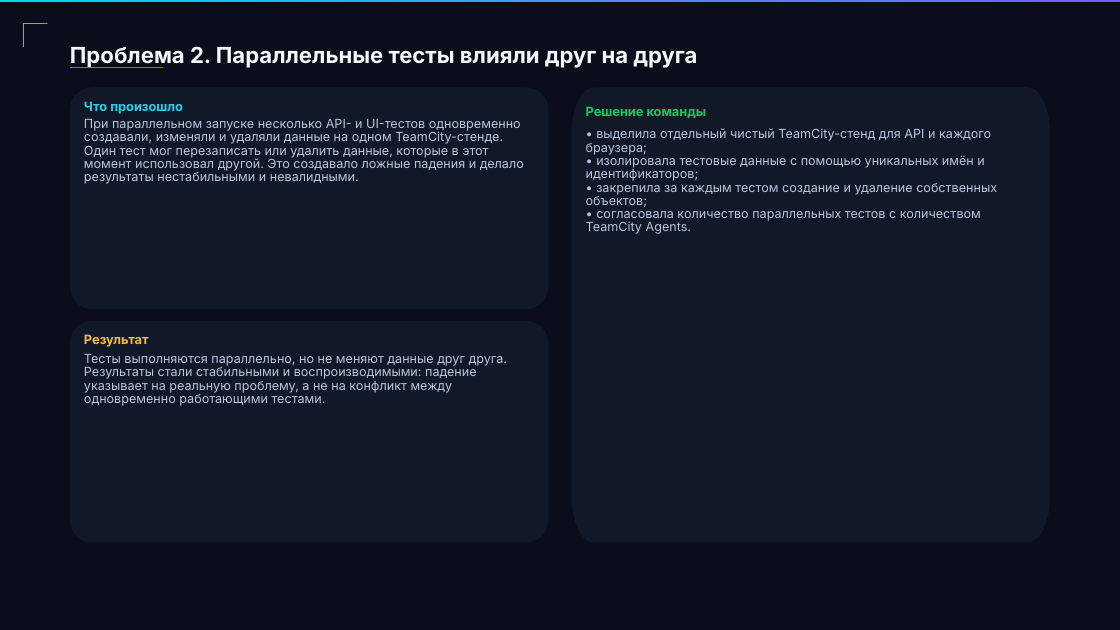
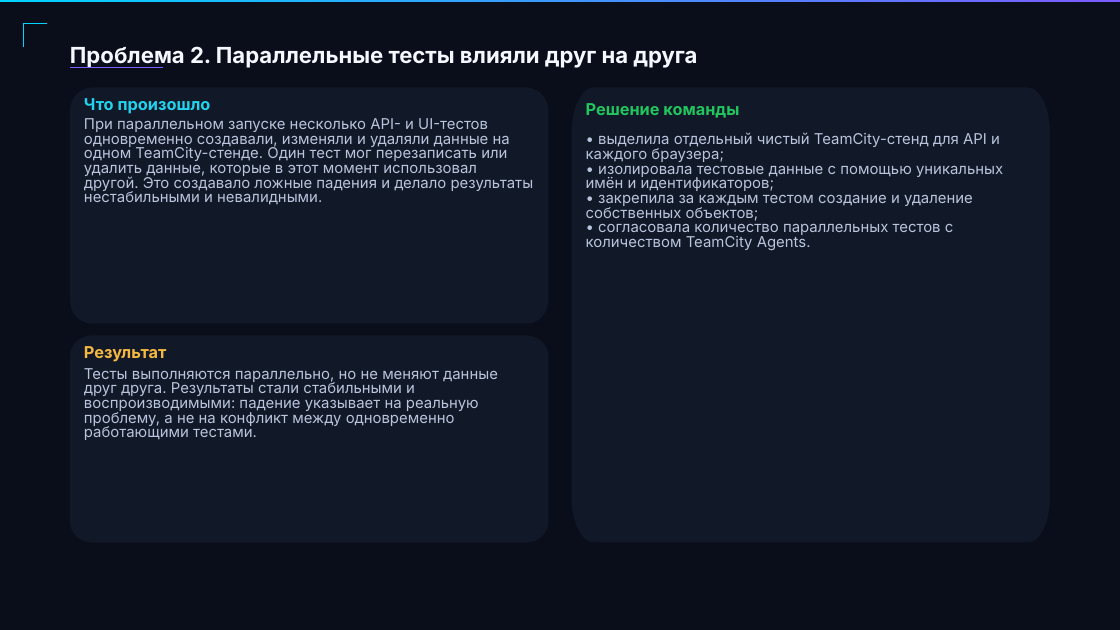
Before and after one commit to get-offer-in-qa-auto/snake-team-5.0, a slide deck: slide 8 of docs/Cyberpunk_QA_Automation_Deck_corrected.pptx. Drawn at 1120x630 pixels with LibreOffice and Linux fonts; fonts in the diff are those of the drawing. Boxes give left, top, right and bottom in pixels: in the first picture for what was removed or moved away, otherwise in the second. Text is boxed around its words. In the diff, an @@ line names an element or a change of style, - is before the commit and + after.

Commit message:
Improve presentation readability and slide layout

```diff
--- a/docs/Cyberpunk_QA_Automation_Deck_corrected.pptx
+++ b/docs/Cyberpunk_QA_Automation_Deck_corrected.pptx
@@ freeform shape: place and size @@
-freeform shape at (70, 87, 548, 309)
+freeform shape at (70, 87, 548, 324)
@@ size 16.1 to 19.1 pt; line spacing 0.88 to 0.82 in 3 elements at (586, 132, 1003, 250), (84, 368, 498, 440), (84, 118, 534, 205) @@
@@ freeform shape: place and size @@
-freeform shape at (70, 321, 548, 543)
+freeform shape at (70, 335, 548, 543)
@@ size 16.5 to 21 pt in 3 elements at (84, 98, 211, 114), (586, 103, 739, 118), (84, 346, 166, 362) @@
@@ text "Результат": place and size @@
-text "Результат" at (84, 334, 149, 347)
+text "Результат" at (84, 346, 166, 362)
@@ text "Тесты выполняются параллельно, но не ...": place and size @@
-text "Тесты выполняются параллельно, но не ..." at (84, 354, 507, 406)
+text "Тесты выполняются параллельно, но не ..." at (84, 368, 498, 440)
```
Also in this commit, not shown: 31 other slides changed.
